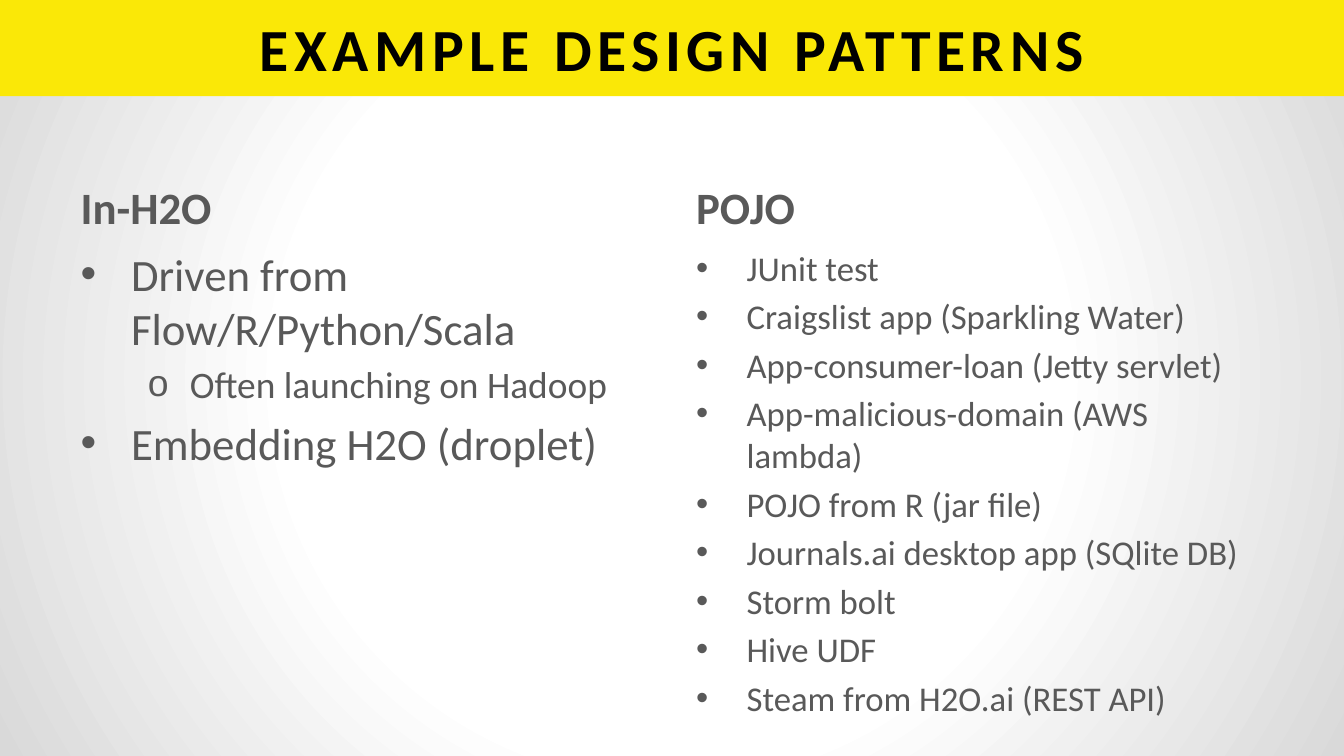
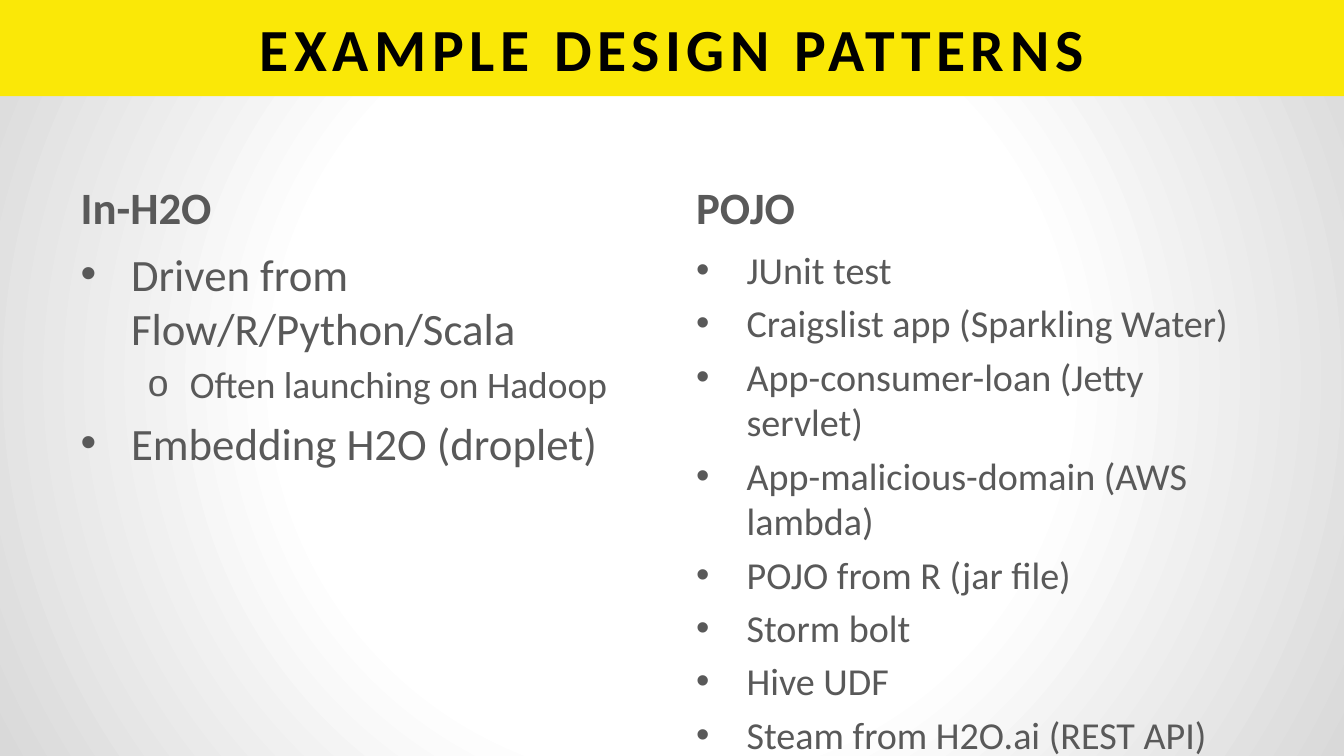
Before and after one commit to gitter-badger/h2o-meetups, a slide deck: slide 21 of 2016_07_19_H2O_Open_Tour_NYC_Prod/Prod16x9.pptx. Drawn at 1344x756 pixels with LibreOffice and Linux fonts; fonts in the diff are those of the drawing. Boxes give left, top, right and bottom in pixels: in the first picture for what was removed or moved away, otherwise in the second. Text is boxed around its words. In the diff, an @@ line names an element or a change of style, - is before the commit and + after.

```diff
--- a/2016_07_19_H2O_Open_Tour_NYC_Prod/Prod16x9.pptx
+++ b/2016_07_19_H2O_Open_Tour_NYC_Prod/Prod16x9.pptx
@@ text "JUnit test" at (747,258,1228,754): size 18.6 to 20.4 pt @@
@@ text at (747,540,1238,571): paragraph removed @@
-• Journals.ai desktop app (SQlite DB)
```
Also in this commit, not shown: 2 slides removed, 1 other file.
